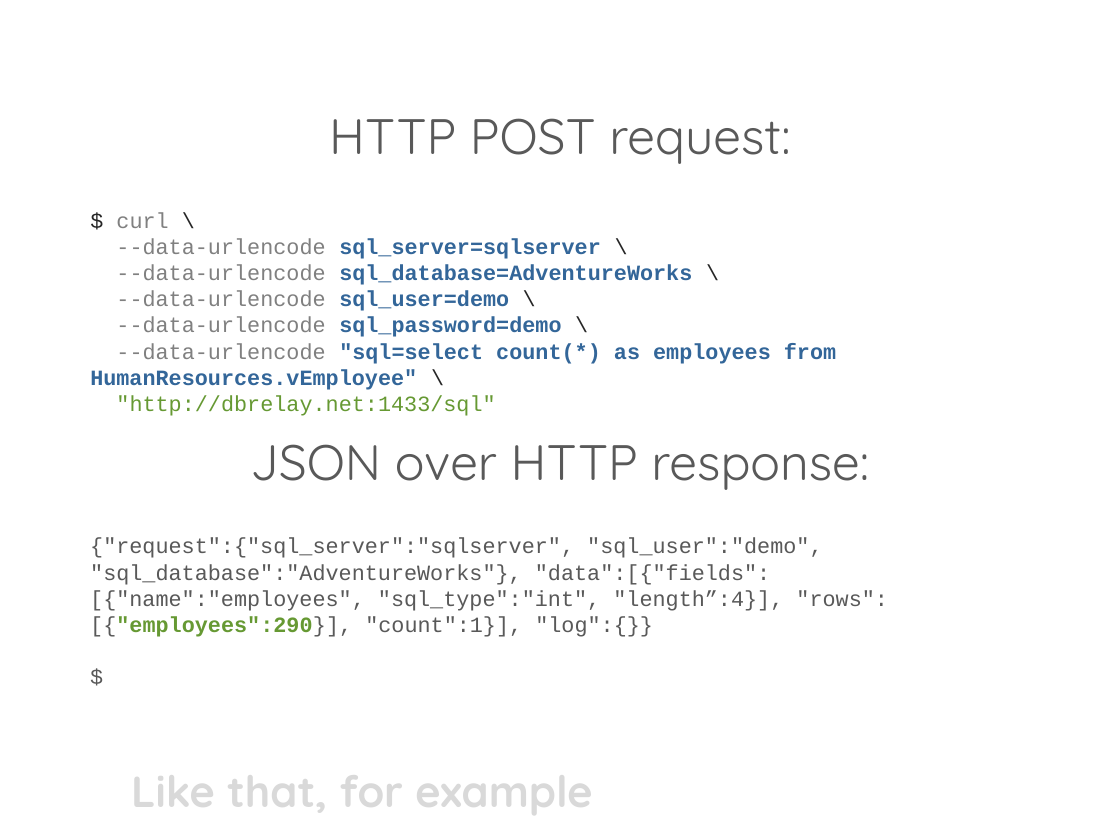
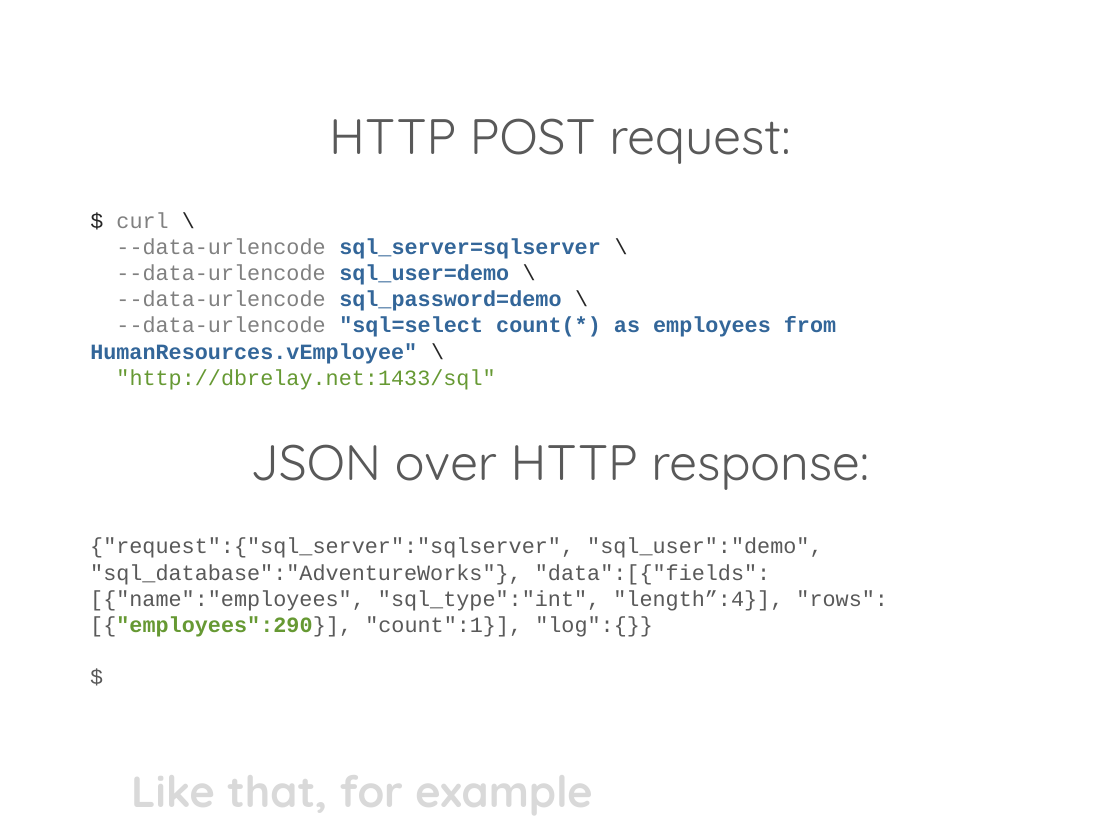
Before and after one commit to dbrelay/website, a slide deck: slide 6 of docs/2010oscon/dbrelay_oscon2010.pptx. Drawn at 1120x840 pixels with LibreOffice and Linux fonts; fonts in the diff are those of the drawing; background and template pictures are left out. Boxes give left, top, right and bottom in pixels: in the first picture for what was removed or moved away, otherwise in the second. Text is boxed around its words. In the diff, an @@ line names an element or a change of style, - is before the commit and + after.

Commit message:
Removed leftovers of sql_database parameter, fixed thumbnail reference in the home page.

```diff
--- a/docs/2010oscon/dbrelay_oscon2010.pptx
+++ b/docs/2010oscon/dbrelay_oscon2010.pptx
@@ text at box(116, 265, 692, 285): paragraph removed @@
---data-urlencode sql_database=AdventureWorks \
```
Also in this commit, not shown: 3 other files.
